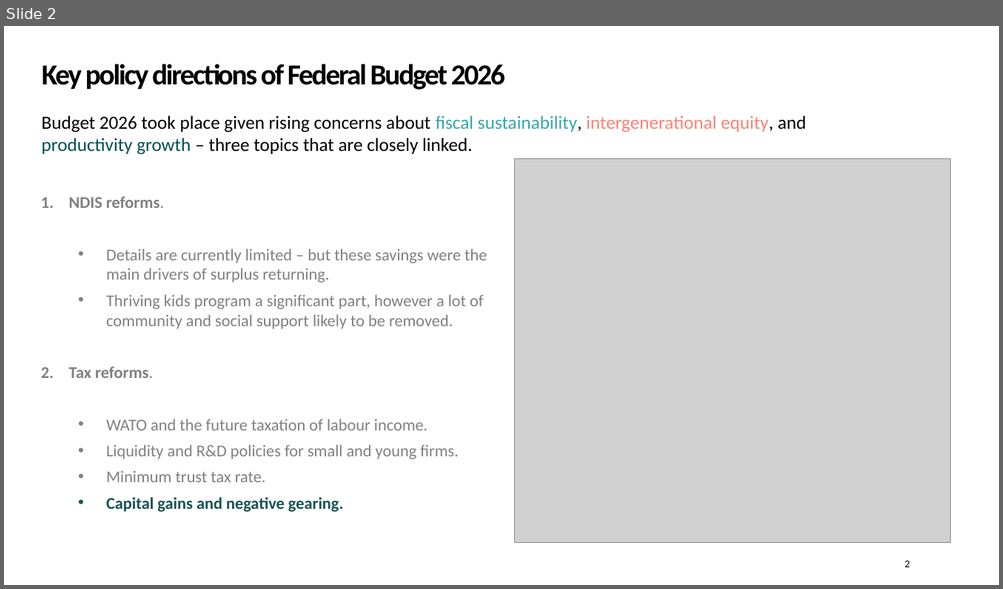
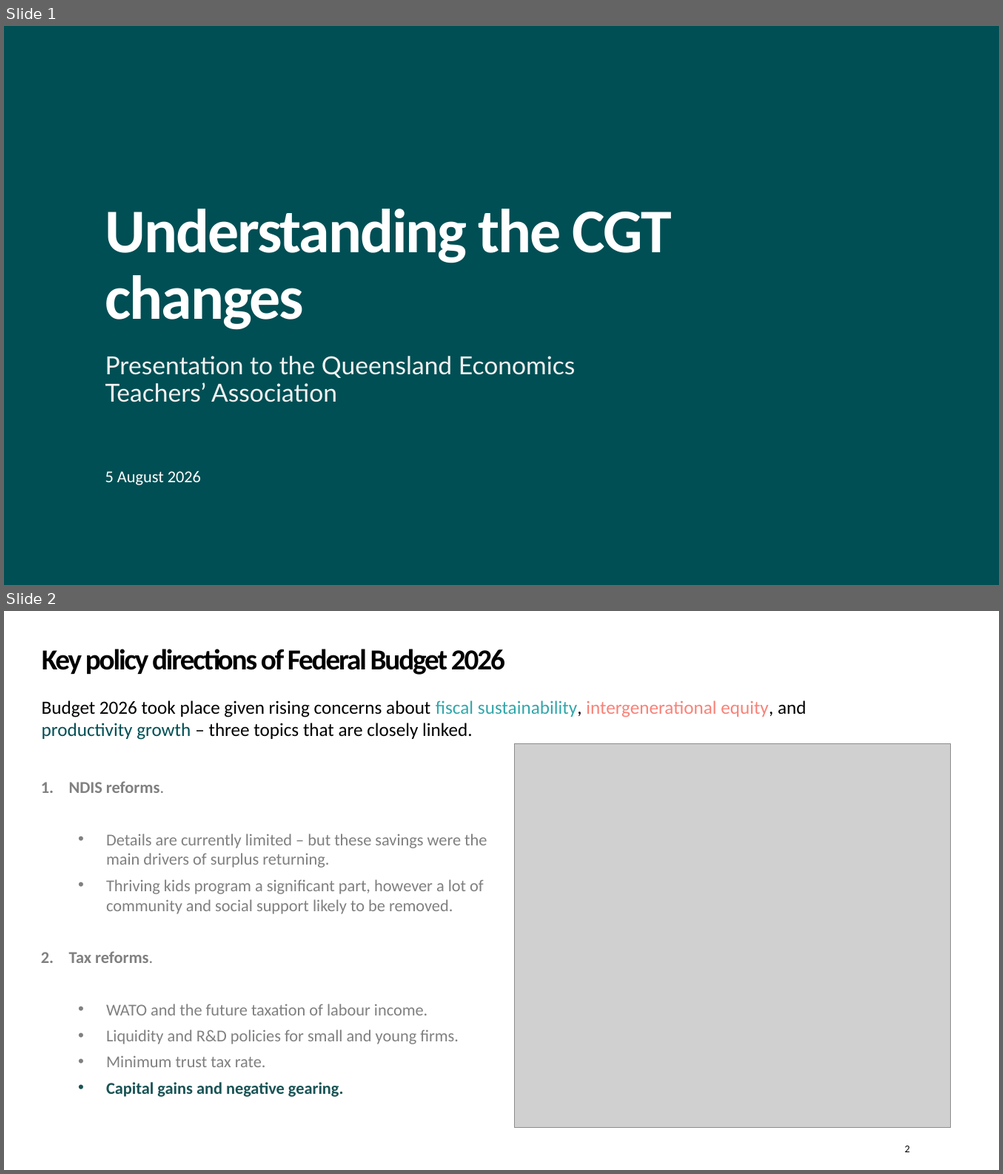
Before and after one commit to Zjub/TVHENZ, a slide deck: e61 Projects/Presentations/QETA Post-Budget 2026.pptx. Shown one above the other, each under a label of ours: slide 2 before the commit, slides 1 and 2 after it. The pictures are 1003x589 and 1003x1174 pixels, drawn with LibreOffice and Linux fonts; fonts in the diff are those of the drawing; grey boxes stand for pictures; background and template pictures are left out. Boxes give left, top, right and bottom in pixels: in the first picture for what was removed or moved away, otherwise in the second. Text is boxed around its words. In the diff, an @@ line names an element or a change of style, - is before the commit and + after.

```diff
--- a/e61 Projects/Presentations/QETA Post-Budget 2026.pptx
+++ b/e61 Projects/Presentations/QETA Post-Budget 2026.pptx
@@ slide 1 added at (4, 26, 999, 585), background #004F54 @@
@@ title added at (105, 209, 671, 330), 60 pt, text #FFFFFF, bold @@
+Understanding the CGT changes
@@ subtitle added at (105, 356, 575, 403), 24 pt, text #F2F2F2 @@
+Presentation to the Queensland Economics Teachers’ Association
@@ text added at (105, 471, 201, 486), 16 pt, text #FFFFFF @@
+5 August 2026
```
Also in this commit, not shown: 6 slides changed, 7 other slides added, 1 slide removed, 3 other files.
